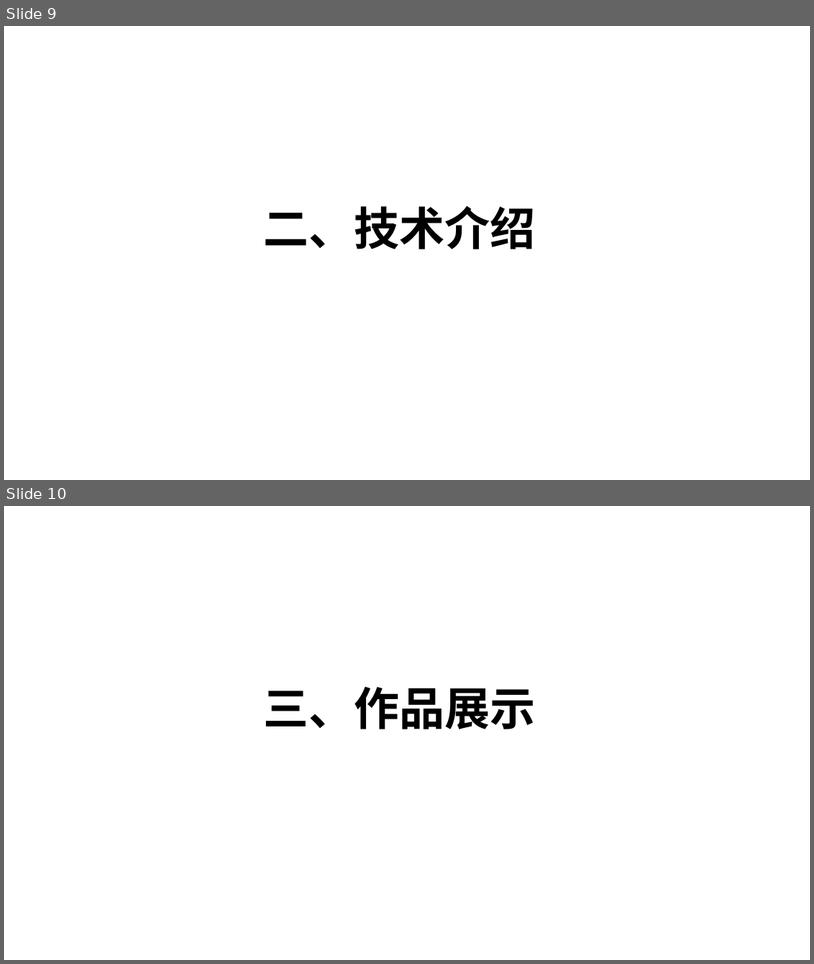
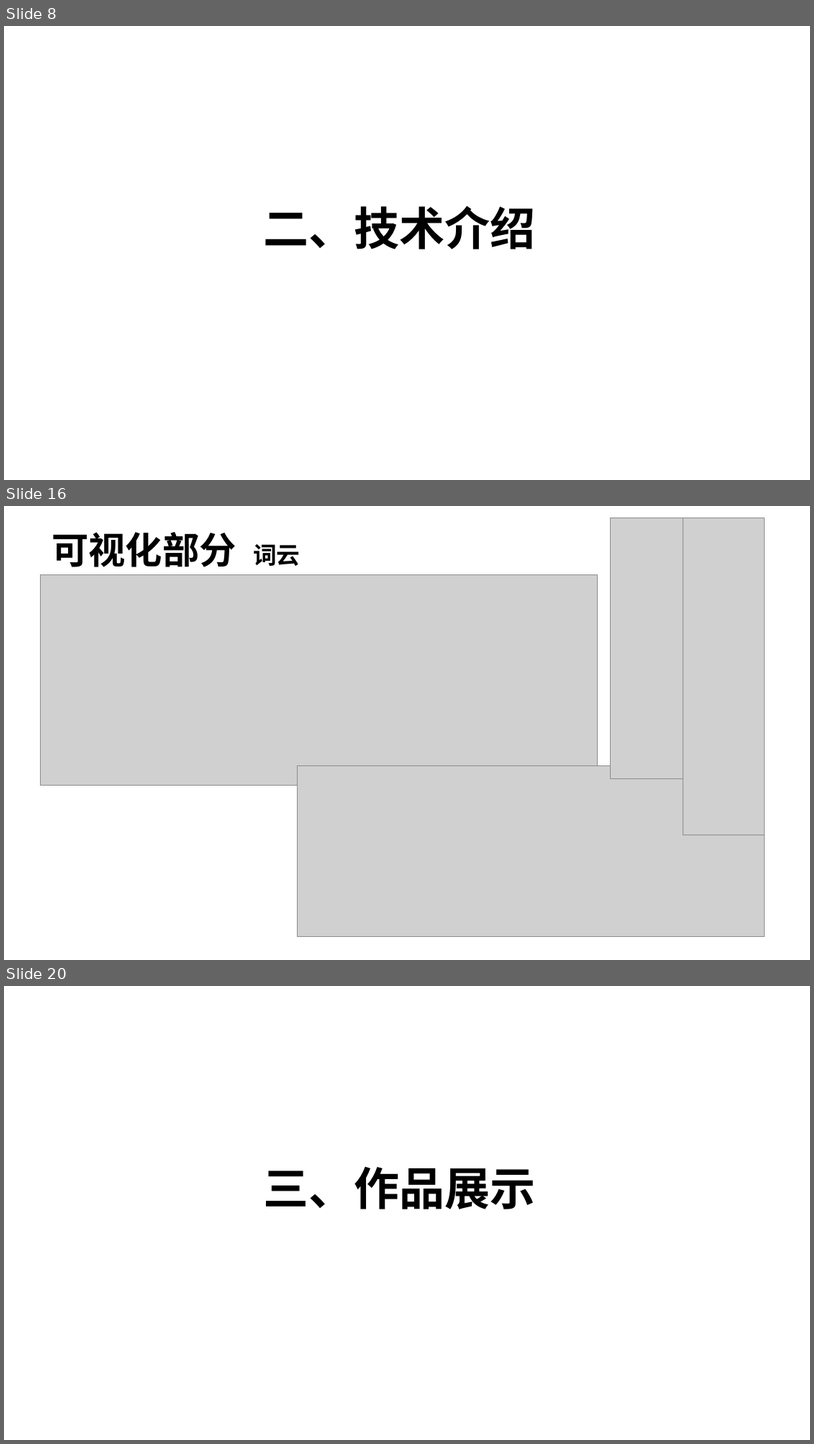
Before and after one commit to wanqqq29/2077CommentAnalyze, a slide deck: 材料/PPT/答辩v1.pptx. Shown one above the other, each under a label of ours: slides 9 and 10 before the commit, slides 8, 16 and 20 after it; the slides between them are not shown. The pictures are 814x964 and 814x1444 pixels, drawn with LibreOffice and Linux fonts; fonts in the diff are those of the drawing; grey boxes stand for pictures; background and template pictures are left out. Boxes give left, top, right and bottom in pixels: in the first picture for what was removed or moved away, otherwise in the second. Text is boxed around its words. In the diff, an @@ line names an element or a change of style, - is before the commit and + after.

```diff
--- a/材料/PPT/答辩v1.pptx
+++ b/材料/PPT/答辩v1.pptx
@@ slide 16 added at box(4, 506, 810, 960), background picture (left out) @@
@@ picture added at box(611, 518, 723, 778) @@
@@ picture added at box(684, 518, 765, 834) @@
@@ text added at box(52, 532, 300, 567), 44 pt, text #000000, bold @@
+可视化部分 词云
@@ picture added at box(41, 575, 598, 785) @@
@@ picture added at box(298, 765, 765, 936) @@
@@ what was slide 9 is now slide 8 @@
@@ what was slide 10 is now slide 20 @@
```
Also in this commit, not shown: 5 slides changed, 16 other slides added, 3 slides removed, 3 other files.
